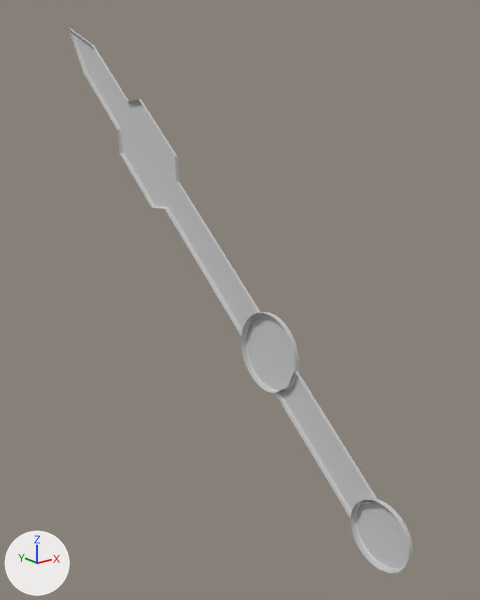
Before and after pictures for a commit that changed the OBJ model _models_for_unix/ite_2t_2/needle_2.obj.
Camera for both pictures: a camera (50 mm lens) standing at (-26.8, -135.8, -86.7) and looking at (-0.7, -103.2, -99.7). Lighting does not change. The marker at lower left points along +X, +Y and +Z. The picture after the commit comes second. Where no turn or scale is listed for an object, it has been applied to the vertices.

The first picture shows 'L_PD_ITEd_arr_P'.
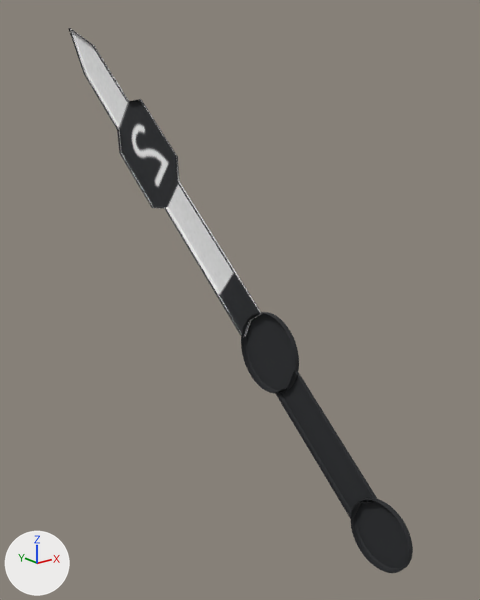
The newer file is also turned or shifted as a whole; pictures and numbers use the older file's frame.

Where the change shows, as pixel boxes (x1, y1, x2, y2) in the pictures (480 x 600 px):
```json
{"object": "L_PD_ITEd_arr_P", "change": "surface changed", "before": [68, 28, 413, 573], "after": [68, 28, 413, 573]}
```

Scene script edits in JSON lines:
```json
{"op": "add", "block": "img_ite_2t_arr_png", "code": ["img_ite_2t_arr_png = load_image('ite_2t_arr.png', 'maps/ite_2t_arr.png', 97, 299, 'sRGB')"]}
{"op": "add", "block": "img_black_png", "code": ["img_black_png = load_image('black.png', 'maps/black.png', 128, 128, 'sRGB')"]}
{"op": "remove", "block": "mat_fon", "code": "mat_fon.base_color = (0.588, 0.588, 0.588)  # light grey #cacaca"}
{"op": "add", "block": "mat_fon", "code": "mat_fon.texture = img_black_png"}
{"op": "remove", "block": "mat_ite_arr", "code": "mat_ite_arr.base_color = (0.588, 0.588, 0.588)  # light grey #cacaca"}
{"op": "add", "block": "mat_ite_arr", "code": "mat_ite_arr.texture = img_ite_2t_arr_png"}
```
